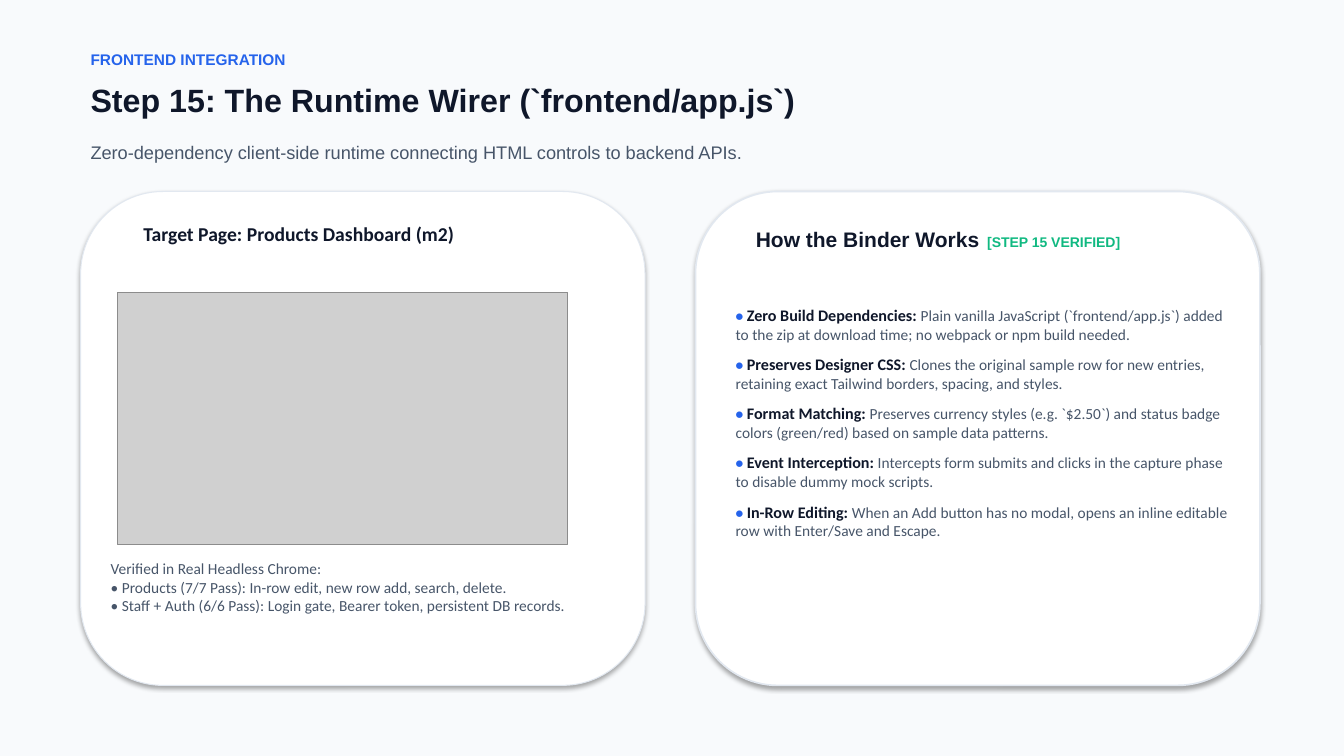
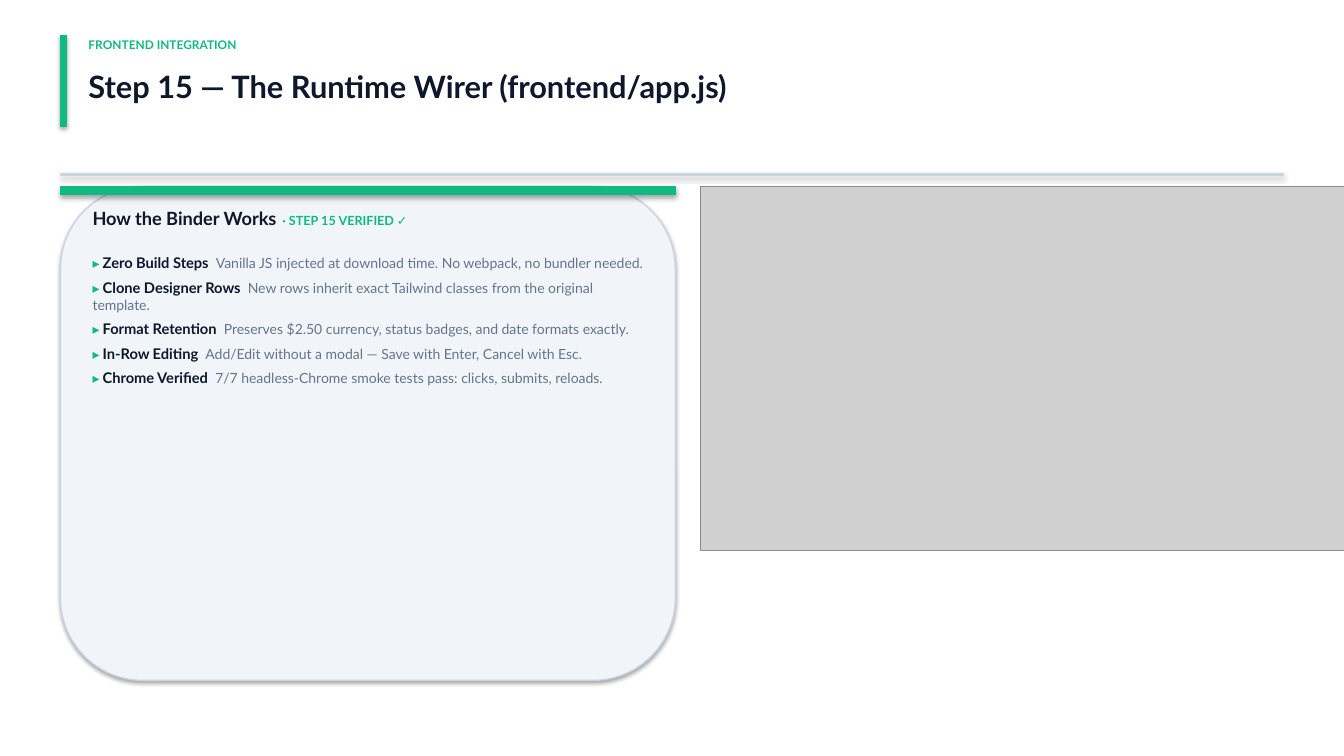
Before and after one commit to vishesh2305/AndarKaCode, a slide deck: slide 8 of AndarKaCode_Presentation_v2.pptx. Drawn at 1344x756 pixels with LibreOffice and Linux fonts; fonts in the diff are those of the drawing; grey boxes stand for pictures; background and template pictures are left out. Boxes give left, top, right and bottom in pixels: in the first picture for what was removed or moved away, otherwise in the second. Text is boxed around its words. In the diff, an @@ line names an element or a change of style, - is before the commit and + after.

```diff
--- a/AndarKaCode_Presentation_v2.pptx
+++ b/AndarKaCode_Presentation_v2.pptx
@@ rectangle at box(0, 0, 1344, 756): fill #F8FAFC to #FFFFFF; outline #F8FAFC 0.75 pt to #FFFFFF 0.75 pt @@
@@ rectangle added at box(60, 35, 67, 126), fill #10B981, outline #10B981 1 pt @@
@@ text "FRONTEND INTEGRATION": place and size @@
-text "FRONTEND INTEGRATION" at box(91, 54, 285, 65)
+text "FRONTEND INTEGRATION" at box(88, 40, 237, 49)
@@ text "FRONTEND INTEGRATION" at box(88, 40, 237, 49): size 11 to 8.5 pt, font Arial to Lato, text colour #2563EB to #10B981 @@
@@ text at box(88, 74, 726, 104): text changed; size 23 to 22 pt; font Arial to Lato @@
-Step 15: The Runtime Wirer (`frontend/app.js`)
+Step 15 — The Runtime Wirer (frontend/app.js)
@@ text removed at box(91, 146, 741, 163) @@
-Zero-dependency client-side runtime connecting HTML controls to backend APIs.
@@ rectangle added at box(60, 173, 1284, 176), fill #CBD5E1, outline #CBD5E1 0.75 pt @@
@@ rounded rectangle: place and size @@
-rounded rectangle at box(81, 192, 645, 686)
+rounded rectangle at box(60, 187, 676, 681)
@@ rounded rectangle at box(60, 187, 676, 681): fill #FFFFFF to #F1F5F9; outline #E2E8F0 0.75 pt to #CBD5E1 1 pt @@
@@ rectangle added at box(60, 187, 676, 195), fill #10B981, outline #10B981 1 pt @@
@@ rounded rectangle removed at box(696, 192, 1260, 686) @@
@@ picture: place and size @@
-picture at box(117, 292, 568, 544)
+picture at box(701, 187, 1344, 551)
@@ text at box(93, 211, 395, 225): text changed; size 15 to 13 pt; font Arial to Lato @@
-How the Binder Works [STEP 15 VERIFIED]
+How the Binder Works · STEP 15 VERIFIED ✓
@@ text removed at box(143, 226, 454, 245) @@
-Target Page: Products Dashboard (m2)
@@ text added at box(93, 257, 643, 386), 10 pt, text #64748B @@
+▸ Zero Build Steps Vanilla JS injected at download time. No webpack, no bundler needed.
+▸ Clone Designer Rows New rows inherit exact Tailwind classes from the original template.
+▸ Format Retention Preserves $2.50 currency, status badges, and date formats exactly.
+▸ In-Row Editing Add/Edit without a modal — Save with Enter, Cancel with Esc.
+▸ Chrome Verified 7/7 headless-Chrome smoke tests pass: clicks, submits, reloads.
@@ text removed at box(736, 309, 1227, 539) @@
-• Zero Build Dependencies: Plain vanilla JavaScript (`frontend/app.js`) added to the zip at download time; no webpack or npm build needed.
-• Preserves Designer CSS: Clones the original sample row for new entries, retaining exact Tailwind borders, spacing, and styles.
-• Format Matching: Preserves currency styles (e.g. `$2.50`) and status badge colors (green/red) based on sample data patterns.
-• Event Interception: Intercepts form submits and clicks in the capture phase to disable dummy mock scripts.
-• In-Row Editing: When an Add button has no modal, opens an inline editable row with Enter/Save and Escape.
@@ text removed at box(111, 563, 565, 614) @@
-Verified in Real Headless Chrome:
-• Products (7/7 Pass): In-row edit, new row add, search, delete.
-• Staff + Auth (6/6 Pass): Login gate, Bearer token, persistent DB records.
```
Also in this commit, not shown: 10 slides added, 9 slides removed, 1 other file.
